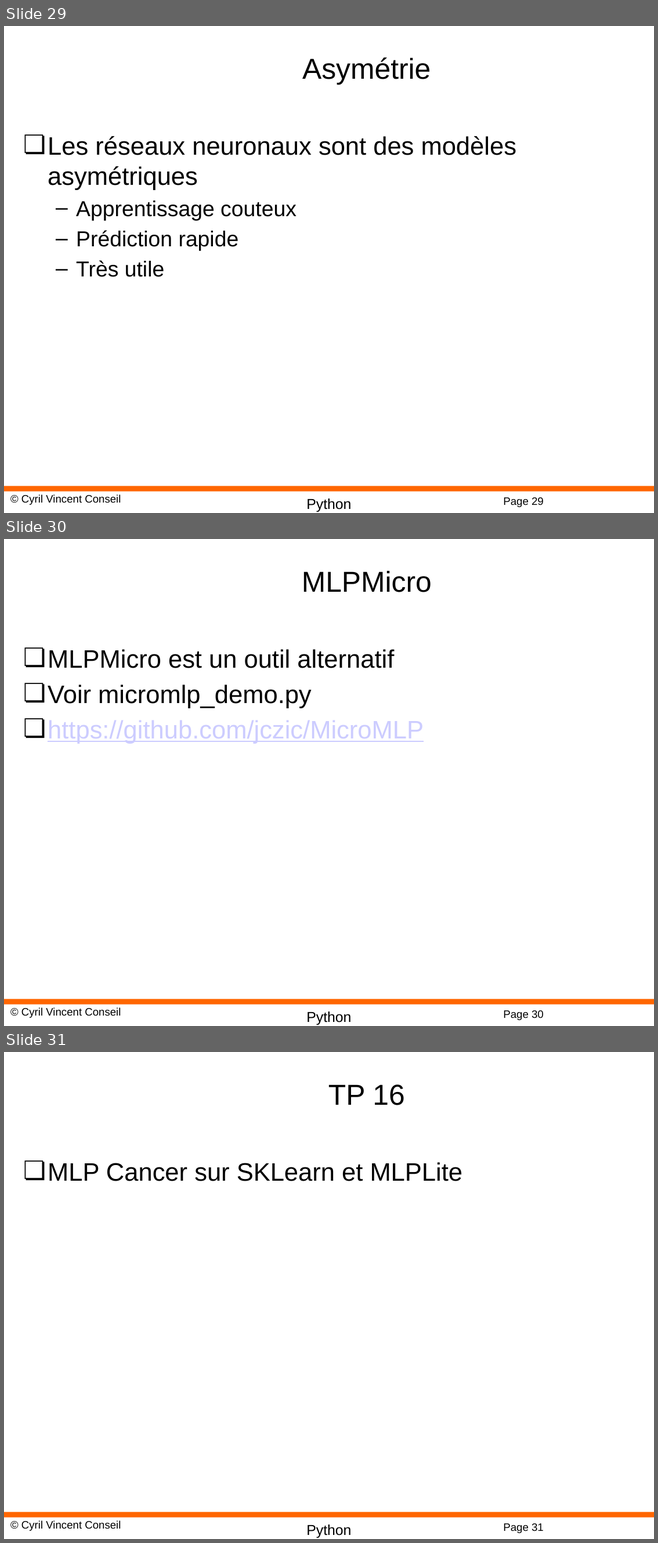
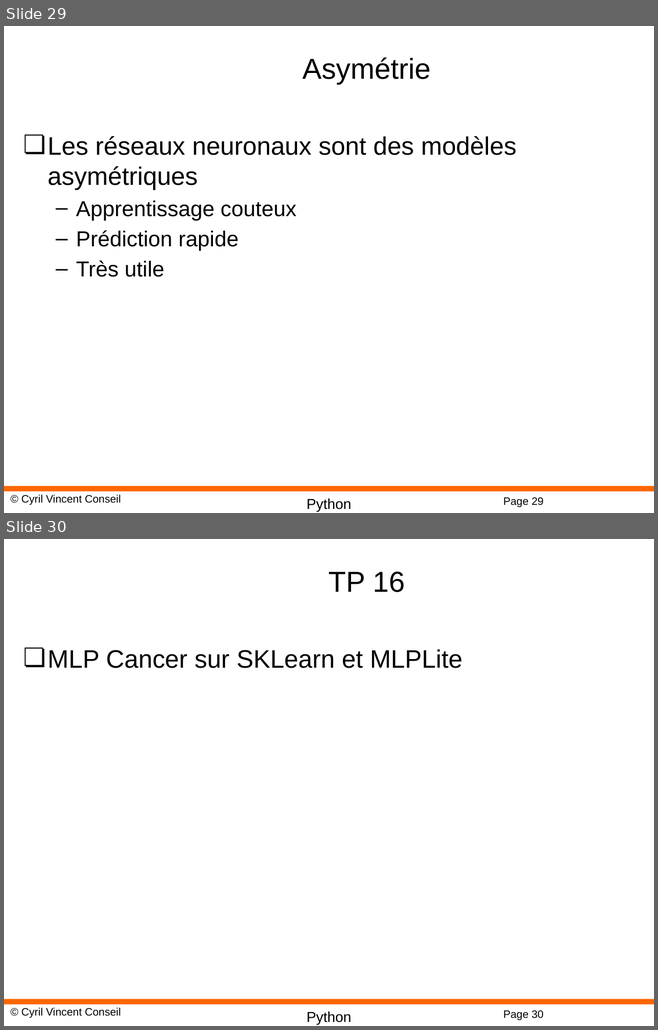
Before and after one commit to cyrilvincent/iot-ai, a slide deck: ppt/IoTAI17-MLP.pptx. Shown one above the other, each under a label of ours: slides 29, 30 and 31 before the commit, slides 29 and 30 after it. The pictures are 658x1543 and 658x1030 pixels, drawn with LibreOffice and Linux fonts; fonts in the diff are those of the drawing; background and template pictures are left out. Boxes give left, top, right and bottom in pixels: in the first picture for what was removed or moved away, otherwise in the second. Text is boxed around its words. In the diff, an @@ line names an element or a change of style, - is before the commit and + after.

```diff
--- a/ppt/IoTAI17-MLP.pptx
+++ b/ppt/IoTAI17-MLP.pptx
@@ slide 30 removed at (4,539,654,1026), background #FFFFFF; not listed: 4 template elements that a slide beside it also shows @@
@@ title removed at (302,571,431,592) @@
-MLPMicro
@@ text removed at (48,649,423,744) @@
-❏ MLPMicro est un outil alternatif
-❏ Voir micromlp_demo.py
-❏ https://github.com/jczic/MicroMLP
@@ what was slide 31 is now slide 30 @@
@@ page number at (503,1011,543,1020): text changed @@
-Page 31
+Page 30
```
Also in this commit, not shown: 3 other files.
